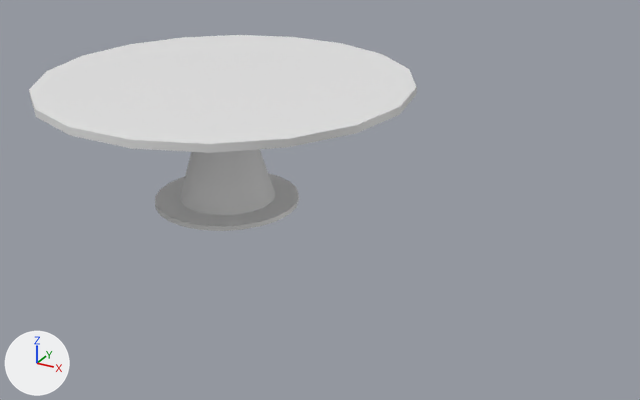
Two versions of the FBX model Assets/Art/Table/table.FBX, one commit apart.
Camera for both pictures: a camera (50 mm lens) standing at (1.22, -3.06, 1.5) and looking at (-0.39, -0.12, 0.03). Lighting does not change. The marker at lower left points along +X, +Y and +Z. Where no turn or scale is listed for an object, it has been applied to the vertices.
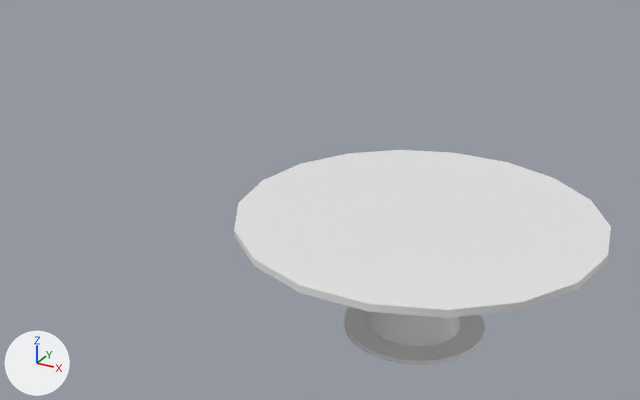
Commit message: real table

Pixel boxes (x1, y1, x2, y2) of what changed, in the pictures (640 x 400 px):
```json
{"object": "Cylinder001", "change": "moved", "before": [29, 35, 417, 153], "after": [234, 150, 611, 318]}
{"object": "Cone002", "change": "moved", "before": [180, 149, 275, 215], "after": [368, 312, 460, 347]}
{"object": "Cone001", "change": "moved", "before": [155, 173, 299, 231], "after": [344, 307, 485, 365]}
```

Scene script edits in JSON lines:
```json
{"op": "set", "path": "ob_cylinder001.location", "old": "(-0.744, -0.249, 0.496)", "new": "(0.0, 0.0, -0.03)"}
{"op": "set", "path": "ob_cone001.location", "old": "(-0.762, -0.253, 0.0)", "new": "(0.0, 0.0, -0.52)"}
{"op": "set", "path": "ob_cone002.location", "old": "(-0.762, -0.248, 0.018)", "new": "(0.0, 0.0, -0.51)"}
```
